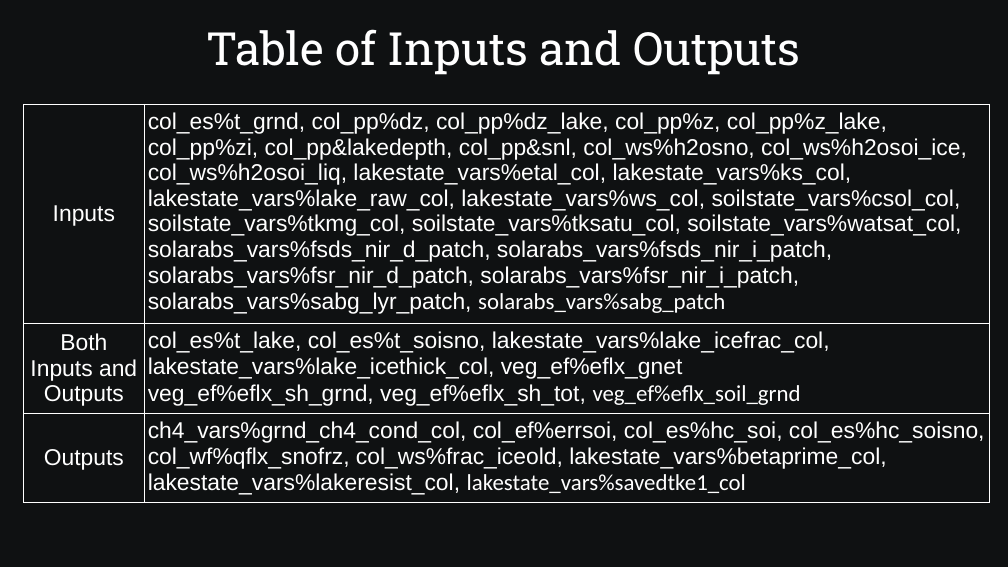
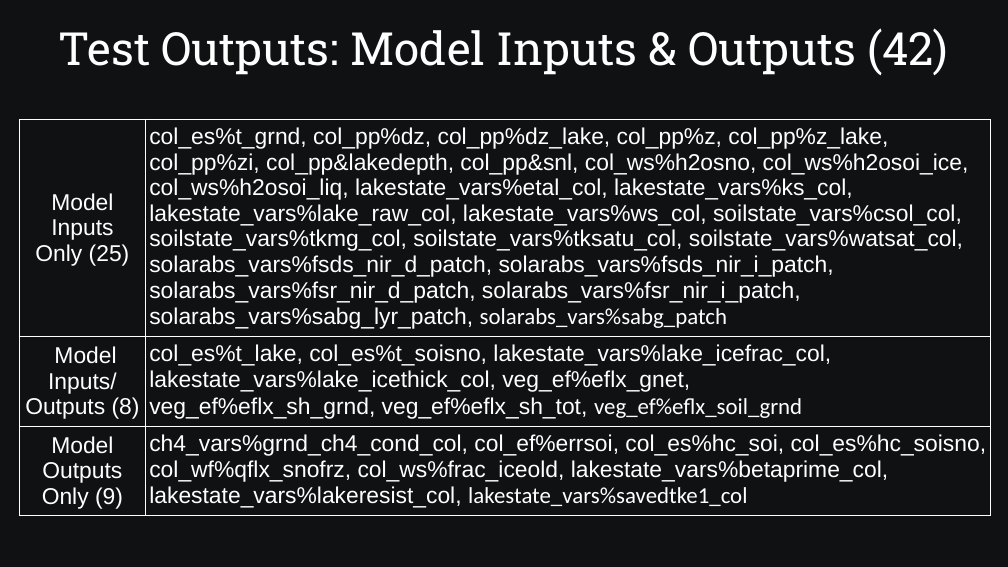
Before and after one commit to SamAllen06/lake_temp_work, a slide deck: slide 9 of documentation/for_collaborators/TestingSoftwareOverview.odp. Drawn at 1008x567 pixels with LibreOffice and Linux fonts; fonts in the diff are those of the drawing. Boxes give left, top, right and bottom in pixels: in the first picture for what was removed or moved away, otherwise in the second. Text is boxed around its words. In the diff, an @@ line names an element or a change of style, - is before the commit and + after.

```diff
--- a/documentation/for_collaborators/TestingSoftwareOverview.odp
+++ b/documentation/for_collaborators/TestingSoftwareOverview.odp
@@ title at [58,28,949,75]: text changed @@
-Table of Inputs and Outputs
+Test Outputs: Model Inputs & Outputs (42)
@@ table at [19,119,991,513] @@
-row 1, column 1: Inputs
+row 1, column 1: Model Inputs / Only (25)
-row 2, column 1: Both Inputs and Outputs
+row 2, column 1: Model Inputs/ Outputs (8)
-row 2, column 2: col_es%t_lake, col_es%t_soisno, lakestate_vars%lake_icefrac_col, lakestate_vars%lake_icethick_col, veg_ef%eflx_gnet / veg_ef%eflx_sh_grnd, veg_ef%eflx_sh_tot, veg_ef%eflx_soil_grnd
+row 2, column 2: col_es%t_lake, col_es%t_soisno, lakestate_vars%lake_icefrac_col, lakestate_vars%lake_icethick_col, veg_ef%eflx_gnet, / veg_ef%eflx_sh_grnd, veg_ef%eflx_sh_tot, veg_ef%eflx_soil_grnd
-row 3, column 1: Outputs
+row 3, column 1: Model Outputs Only (9)
@@ table: place and size @@
-table at [24,104,991,503]
+table at [19,119,991,513]
```
Also in this commit, not shown: 15 other slides changed, 3 slides added, 1 slide removed, 3 other files.
